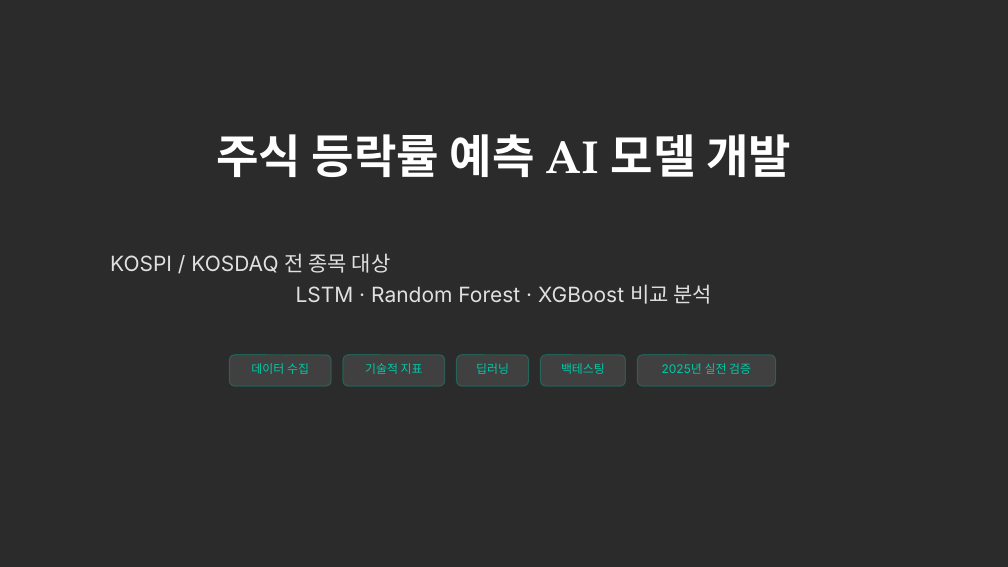
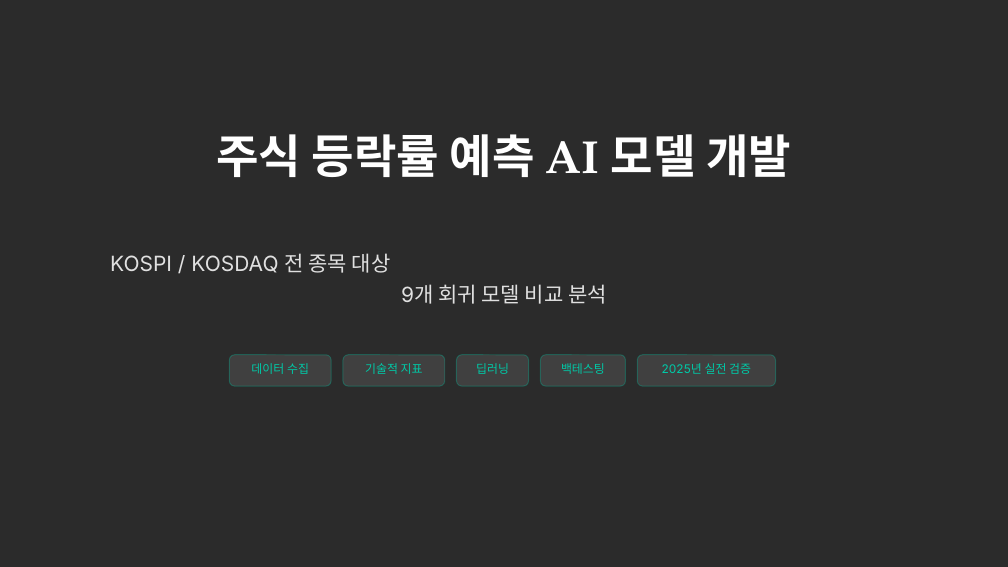
Before and after one commit to ksh1004/stock_prediction, a slide deck: slide 1 of 01_stock_prediction_report.pptx. Drawn at 1008x567 pixels with LibreOffice and Linux fonts; fonts in the diff are those of the drawing; background and template pictures are left out; a plain dark background stands for a picture behind light text. Boxes give left, top, right and bottom in pixels: in the first picture for what was removed or moved away, otherwise in the second. Text is boxed around its words. In the diff, an @@ line names an element or a change of style, - is before the commit and + after.

```diff
--- a/01_stock_prediction_report.pptx
+++ b/01_stock_prediction_report.pptx
@@ text at [110, 253, 607, 304]: text changed @@
-KOSPI / KOSDAQ 전 종목 대상
-LSTM · Random Forest · XGBoost 비교 분석
+KOSPI / KOSDAQ 전 종목 대상
+9개 회귀 모델 비교 분석
```
Also in this commit, not shown: 5 other slides changed, 6 slides added, 1 other file.
